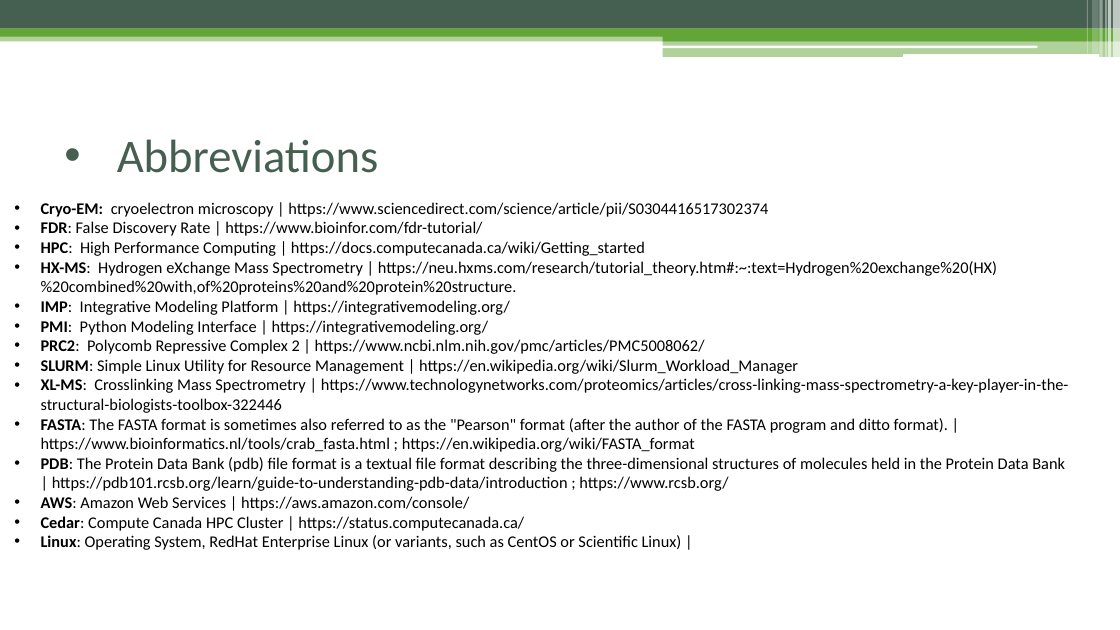
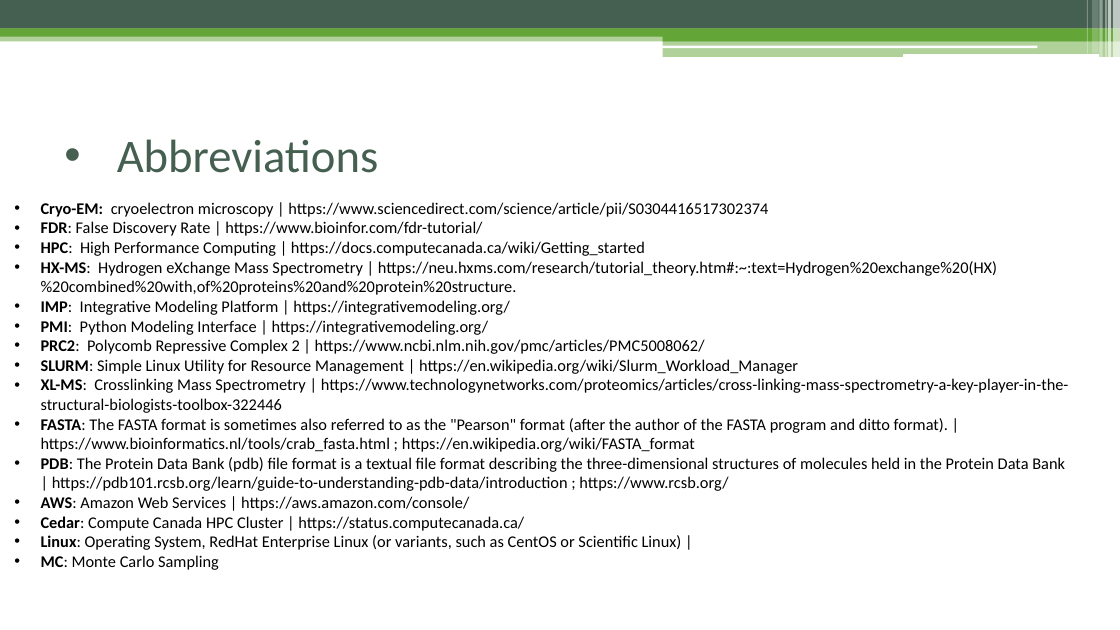
Before and after one commit to pellst/imp_msstudio_init, a slide deck: slide 45 of IMProv_project_prep.pptx (slide 33 before the commit). Drawn at 1120x630 pixels with LibreOffice and Linux fonts; fonts in the diff are those of the drawing. Boxes give left, top, right and bottom in pixels: in the first picture for what was removed or moved away, otherwise in the second. Text is boxed around its words. In the diff, an @@ line names an element or a change of style, - is before the commit and + after.

```diff
--- a/IMProv_project_prep.pptx
+++ b/IMProv_project_prep.pptx
@@ text at <box>41,555,219,570</box>: paragraph added @@
+• MC: Monte Carlo Sampling
```
Also in this commit, not shown: 5 other slides changed, 15 slides added, 2 slides removed, 1 other file.
